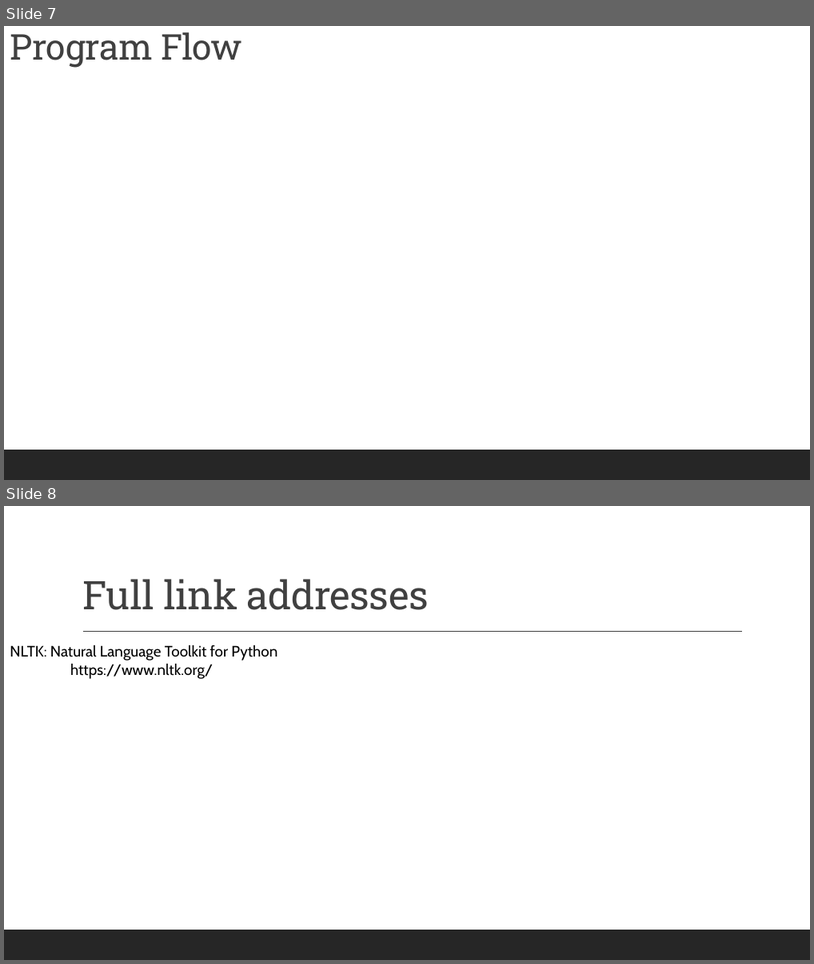
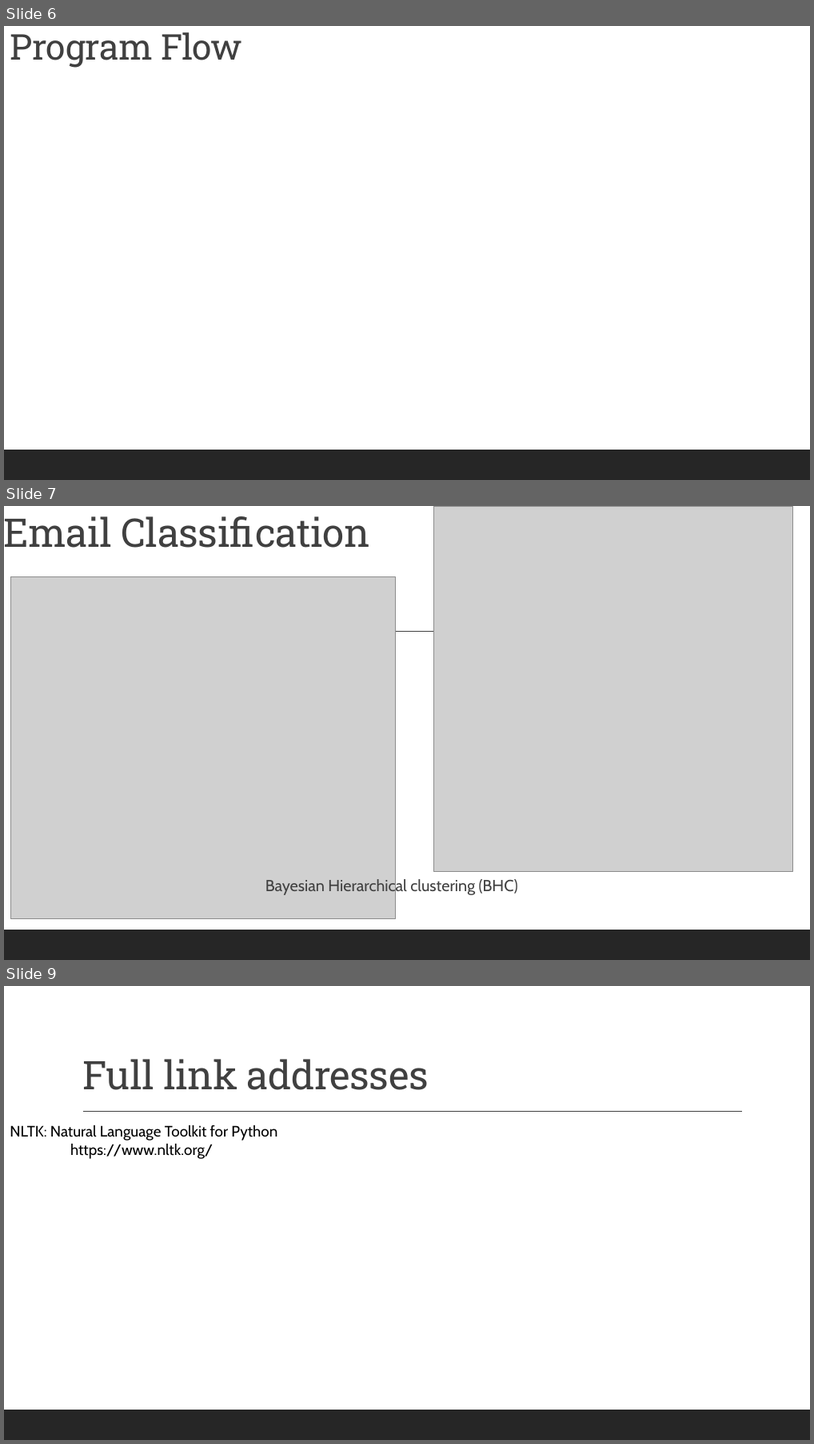
Before and after one commit to marneylc/ACME, a slide deck: presentaion_resources/Categorical Email Classification Tool.pptx. Shown one above the other, each under a label of ours: slides 7 and 8 before the commit, slides 6, 7 and 9 after it; the slides between them are not shown. The pictures are 814x964 and 814x1444 pixels, drawn with LibreOffice and Linux fonts; fonts in the diff are those of the drawing; grey boxes stand for pictures; background and template pictures are left out. Boxes give left, top, right and bottom in pixels: in the first picture for what was removed or moved away, otherwise in the second. Text is boxed around its words. In the diff, an @@ line names an element or a change of style, - is before the commit and + after.

```diff
--- a/presentaion_resources/Categorical Email Classification Tool.pptx
+++ b/presentaion_resources/Categorical Email Classification Tool.pptx
@@ slide 7 added at [4,506,810,960], background #FFFFFF; not listed: 2 template elements that a slide beside it also shows @@
@@ title added at [4,516,370,548], 47 pt, text #404040 @@
+Email Classification
@@ picture added at [434,506,794,872] @@
@@ picture added at [10,576,394,919] @@
@@ text added at [266,877,518,895], 19 pt, text #404040 @@
+  Bayesian Hierarchical clustering (BHC)
@@ what was slide 7 is now slide 6 @@
@@ what was slide 8 is now slide 9 @@
```
Also in this commit, not shown: 3 slides changed, 2 other slides added, 1 slide removed, 22 other files.
